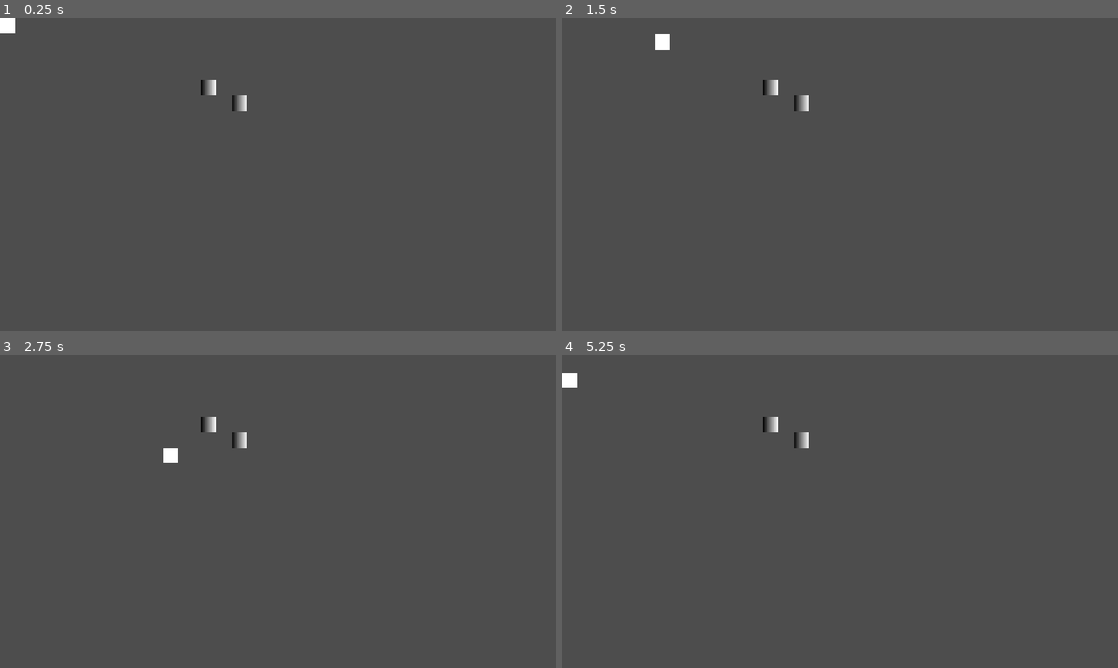
Above: before the commit, frames 1-4 (two rows, left to right).
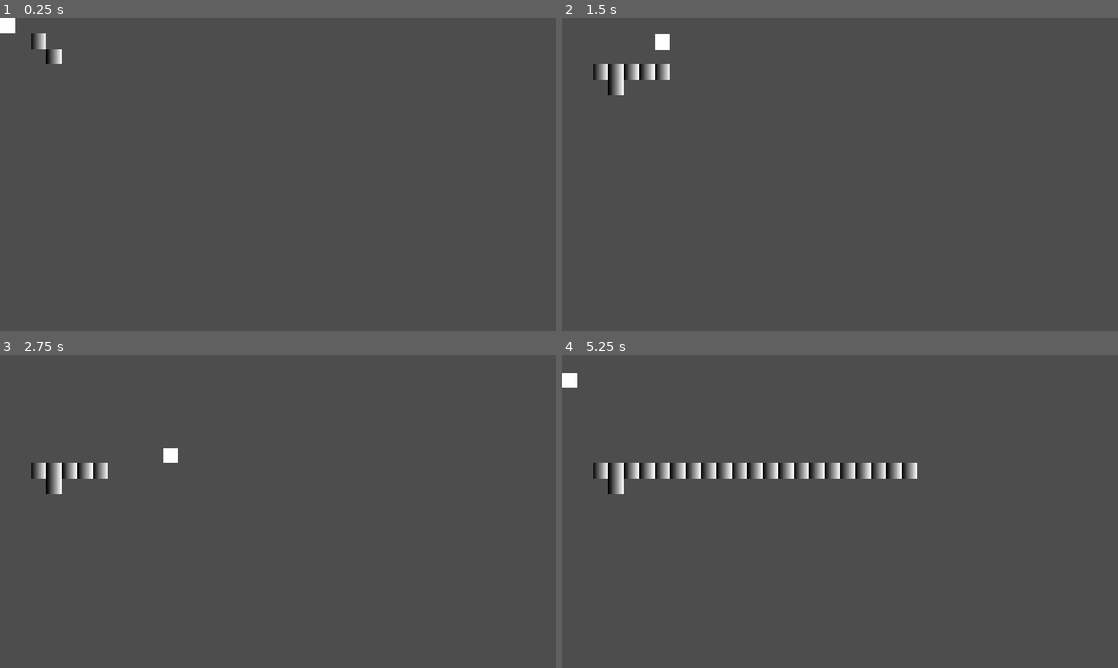
Above: after the commit, the same moments.

Repository: MukkiGames-Production/GithubGameJam2026
Game: Godot game, scene res://test_world.tscn
Two runs of this game, one before a commit and one after it. Both use one fixed random seed, a clock stepped at 60 frames per second and the inputs below.
Inputs:
- Up to frame 1 (0.25 s): no input
- Up to frame 2 (1.5 s): tap Enter at 0.5 s; hold D (ui_right) 0.53-1.28 s; tap P at 0.6, 1.35 s; hold S (ui_down) from 1.28 s (still down)
- Up to frame 3 (2.75 s): release S (ui_down) at 2.03 s; hold D (ui_right) from 2.03 s (still down); tap P at 2.1 s
- Up to frame 4 (5.25 s): release D (ui_right) at 2.78 s; hold W (ui_up) 2.78-3.53 s; tap P every 0.75 s from 2.85 to 5.1 s; hold A (ui_left) 3.53-5.03 s; hold S (ui_down) from 5.03 s (still down)

The runs differ from the first frame. In frame 1, 0.4% of the frame differs, in the area x 5-45%, y 4-30%; in frame 2, 0.9%; in frame 3, 0.9%; in frame 4, 2.7%, in the area x 5-64%, y 19-45%.

Commit message:
box is extend and tween is broke

Diff:
--- a/shifting-babaisyou-2/Box.tscn
+++ /dev/null
@@ -1,5 +0,0 @@
-[gd_scene load_steps=2 format=3 uid="uid://kye5rll68x1d"]
-
-[ext_resource type="PackedScene" path="res://MovingEntities/Box/Box.tscn" id="1"]
-
-[node name="Box" instance=ExtResource("1")]
--- a/shifting-babaisyou-2/LevelManagement/level.gd
+++ b/shifting-babaisyou-2/LevelManagement/level.gd
@@ -9,21 +9,23 @@
 var signal_errors: Array[String] = []
 
 func _ready() -> void:
-	# Register every box that is already in the scene
 	for box in get_tree().get_nodes_in_group("boxes"):
 		if is_ancestor_of(box):
 			register_box(box)
 	request_signal_update()
 
-func register_box(box: MovingEntity) -> void:
-	boxes[box.grid_pos] = box
+func register_box(box: Box) -> void:
+	for segment in box.segments:
+		var cell: Vector2i = box.grid_pos + segment.offset
+		boxes[cell] = box
 	request_signal_update()
 
-func unregister_box(box: MovingEntity) -> void:
-	if boxes.get(box.grid_pos) == box:
-		boxes.erase(box.grid_pos)
+func unregister_box(box: Box) -> void:
+	for segment in box.segments:
+		var cell: Vector2i = box.grid_pos + segment.offset
+		if boxes.get(cell) == box:
+			boxes.erase(cell)
 	request_signal_update()
-
 
 ## Deferred so a whole chain of pushed boxes updates as one board change.
 func request_signal_update() -> void:
@@ -98,7 +100,7 @@
 			values = results[tile]
 		tile.publish(values)
 
-func get_box_at(cell: Vector2i) -> MovingEntity:
+func get_box_at(cell: Vector2i) -> Box:
 	return boxes.get(cell)
 
 func is_wall(cell: Vector2i) -> bool:
--- a/shifting-babaisyou-2/MovingEntities/Box/Box.tscn
+++ b/shifting-babaisyou-2/MovingEntities/Box/Box.tscn
@@ -1,16 +1,9 @@
 [gd_scene format=3 uid="uid://dvunsvy35sb5b"]
 
-[ext_resource type="Script" path="res://MovingEntities/Box/box.gd" id="1_0bkxv"]
-
-[sub_resource type="Gradient" id="Gradient_0bkxv"]
-
-[sub_resource type="GradientTexture2D" id="GradientTexture2D_nslow"]
-gradient = SubResource("Gradient_0bkxv")
+[ext_resource type="Script" uid="uid://c12c1m7qbyah5" path="res://MovingEntities/Box/box.gd" id="1_0bkxv"]
+[ext_resource type="PackedScene" uid="uid://dix3qa3cbasls" path="res://MovingEntities/Box/BoxSegment.tscn" id="2_eelf6"]
 
 [node name="Box" type="Node2D" unique_id=348941812]
 script = ExtResource("1_0bkxv")
 
-[node name="Sprite2D" type="Sprite2D" parent="." unique_id=100654628]
-position = Vector2(-1.9073486e-06, 0)
-scale = Vector2(0.5, 0.5)
-texture = SubResource("GradientTexture2D_nslow")
+[node name="BoxSegment" parent="." unique_id=1918891361 instance=ExtResource("2_eelf6")]
--- /dev/null
+++ b/shifting-babaisyou-2/MovingEntities/Box/BoxSegment.tscn
@@ -0,0 +1,16 @@
+[gd_scene format=3 uid="uid://dix3qa3cbasls"]
+
+[ext_resource type="Script" uid="uid://tum0d7x83jan" path="res://MovingEntities/Box/box_segment.gd" id="1_yweb2"]
+
+[sub_resource type="Gradient" id="Gradient_0bkxv"]
+
+[sub_resource type="GradientTexture2D" id="GradientTexture2D_yweb2"]
+gradient = SubResource("Gradient_0bkxv")
+
+[node name="BoxSegment" type="Node2D" unique_id=1918891361]
+script = ExtResource("1_yweb2")
+
+[node name="Sprite2D" type="Sprite2D" parent="." unique_id=1423083093]
+position = Vector2(-1.9073486e-06, 0)
+scale = Vector2(0.5, 0.5)
+texture = SubResource("GradientTexture2D_yweb2")
--- a/shifting-babaisyou-2/MovingEntities/Box/box.gd
+++ b/shifting-babaisyou-2/MovingEntities/Box/box.gd
@@ -1,56 +1,174 @@
 extends MovingEntity
 class_name Box
 
-@export var val: String = "-1":
-	set(value):
-		val = value
-		_refresh_signals()
-@export var op: String = "NONE":
-	set(value):
-		op = value.to_upper()
-		_refresh_signals()
+## All segments that belong to this box (filled automatically in _ready)
+const SEGMENT_SCENE = preload("res://MovingEntities/Box/BoxSegment.tscn")
+var segments: Array[BoxSegment] = []
 
 func _ready() -> void:
 	super._ready()
 	add_to_group("boxes")
-	if level != null:
+
+	# Collect child segments
+	for child in get_children():
+		if child is BoxSegment:
+			segments.append(child)
+
+	if level:
 		level.register_box(self)
 
 func _exit_tree() -> void:
 	if is_instance_valid(level):
 		level.unregister_box(self)
 
-func _refresh_signals() -> void:
-	if is_instance_valid(level) and level.has_method("request_signal_update"):
+# ---------- Movement ----------
+
+func can_move(dir: Vector2i) -> bool:
+	if moving or dir == Vector2i.ZERO:
+		return false
+
+	var new_anchor := grid_pos + dir
+
+	for segment in segments:
+		var cell: Vector2i = new_anchor + segment.offset
+		if is_wall(cell):
+			return false
+
+		var other = level.get_box_at(cell)
+		if other != null and other != self:
+			# Foreign box – ask it whether it can be pushed
+			if not other.can_move(dir):
+				return false
+
+	return true
+
+
+func try_move(dir: Vector2i) -> bool:
+	if not can_move(dir):
+		return false
+
+	# Push any foreign boxes first
+	var new_anchor := grid_pos + dir
+	for segment in segments:
+		var cell: Vector2i = new_anchor + segment.offset
+		var other = level.get_box_at(cell)
+		if other != null and other != self:
+			other.try_move(dir)
+
+	# Move ourselves
+	_do_move(dir)
+	return true
+
+
+func _do_move(dir: Vector2i) -> void:
+	var target := grid_pos + dir
+	moving = true
+
+	level.unregister_box(self)
+	grid_pos = target
+	level.register_box(self)
+
+	# Move every segment visually
+	for segment in segments:
+		segment.global_position = grid_to_world(grid_pos + segment.offset)
+
+	var tween := create_tween()
+	tween.tween_property(self, "global_position", grid_to_world(grid_pos), 1.0 / move_speed)\
+		.set_trans(Tween.TRANS_SINE)
+
+	# Also tween the segments so they stay in sync (optional but looks better)
+	for segment in segments:
+		tween.parallel().tween_property(segment, "global_position",
+			grid_to_world(grid_pos + segment.offset), 1.0 / move_speed)\
+			.set_trans(Tween.TRANS_SINE)
+
+	await tween.finished
+	moving = false
+	_on_move_finished()
+
+
+# ---------- Helpers for Level / Signals ----------
+
+func get_segment_at(cell: Vector2i) -> BoxSegment:
+	var rel := cell - grid_pos
+	for segment in segments:
+		if segment.offset == rel:
+			return segment
+	return null
+
+
+func get_truth() -> bool:
+	# For now use the first segment (you can change this later)
+	if segments.is_empty():
+		return false
+	return Operators.is_binary(segments[0].val) and segments[0].val.contains("1")
+
+## Grow the box by one cell in a cardinal direction.
+## Returns the new BoxSegment on success, or null on failure.
+func extend(dir: Vector2i, new_val: String = "-1", new_op: String = "NONE") -> BoxSegment:
+	if dir == Vector2i.ZERO or abs(dir.x) + abs(dir.y) != 1:
+		push_warning("extend() only accepts unit cardinal directions")
+		return null
+	if moving:
+		return null
+
+	# Find the furthest existing segment in that direction
+	var max_proj := -999999
+	var extreme_offset := Vector2i.ZERO
+	for segment in segments:
+		var proj: int = segment.offset.x * dir.x + segment.offset.y * dir.y
+		if proj > max_proj:
+			max_proj = proj
+			extreme_offset = segment.offset
+
+	var new_offset := extreme_offset + dir
+	var new_cell: Vector2i = grid_pos + new_offset
+
+	# Refuse to grow into a wall or another box
+	if is_wall(new_cell) or level.get_box_at(new_cell) != null:
+		return null
+
+	# Create the new segment
+	var new_segment := SEGMENT_SCENE.instantiate()
+	new_segment.offset = new_offset
+	new_segment.val = new_val
+	new_segment.op = new_op.to_upper()
+
+	# Add to the box
+	add_child(new_segment)
+	segments.append(new_segment)
+
+	# Position it correctly
+	new_segment.global_position = grid_to_world(new_cell)
+
+	# Update the Level registry
+	level.unregister_box(self)
+	level.register_box(self)
+
+	# Let signals know the board changed
+	if level.has_method("request_signal_update"):
 		level.request_signal_update()
 
-func get_truth() -> bool:
-	return Operators.is_binary(val) and val.contains("1")
+	return new_segment
 
-func get_value() -> String:
-	return val
+func evaluate(inputs: Array[String]) -> Array[String]:
+	# Simple version – uses the first segment.
+	# Later you can make this cell-aware.
+	if segments.is_empty():
+		return inputs.duplicate()
 
-func get_operator() -> String:
-	return op
+	var s = segments[0]
+	var output: Array[String] = []
 
-func get_val_or_op() -> String:
-	if val != "-1":
-		return val
-	elif op != "NONE":
-		return op
-	else:
-		return ""
+	if s.val != "-1":
+		if Operators.is_binary(s.val):
+			output.append(s.val)
+		return output
 
-## Value boxes are sources; operator boxes transform all incoming values.
-func evaluate(inputs: Array[String]) -> Array[String]:
-	var output: Array[String] = []
-	if val != "-1":
-		if Operators.is_binary(val):
-			output.append(val)
-		return output
-	if op != "NONE":
-		var result := Operators.evaluate(op, inputs)
+	if s.op != "NONE":
+		var result := Operators.evaluate(s.op, inputs)
 		if not result.is_empty():
 			output.append(result)
 		return output
+
 	return inputs.duplicate()
--- /dev/null
+++ b/shifting-babaisyou-2/MovingEntities/Box/box_segment.gd
@@ -0,0 +1,15 @@
+extends Node2D
+class_name BoxSegment
+
+## Offset from the parent Box’s anchor (grid_pos)
+@export var offset: Vector2i = Vector2i.ZERO
+
+@export var val: String = "-1"
+@export var op: String = "NONE"
+
+@onready var box: Box = get_parent() as Box
+
+func _ready() -> void:
+	# Snap visual to the correct world position once the parent Box has its grid_pos
+	if box and box.level:
+		global_position = box.grid_to_world(box.grid_pos + offset)
--- a/shifting-babaisyou-2/MovingEntities/Player/player.gd
+++ b/shifting-babaisyou-2/MovingEntities/Player/player.gd
@@ -20,6 +20,16 @@
 		if event.is_action_released(action) and inputs[action] == desired_dir:
 			desired_dir = Vector2i.ZERO
 			return
+		if event is InputEventKey and event.pressed and not event.echo:
+			if event.keycode == KEY_P:
+				var boxes = get_tree().get_nodes_in_group("boxes")
+				if boxes.size() > 0:
+					var box = boxes[0] as Box
+					var new_seg = box.extend(Vector2i.RIGHT, "1")
+					if new_seg:
+						print("Extended successfully → new offset ", new_seg.offset)
+					else:
+						print("Extend failed (blocked or invalid direction)")
 
 func try_move(dir: Vector2i) -> bool:
 	var success := await super.try_move(dir)
--- a/shifting-babaisyou-2/test_world.tscn
+++ b/shifting-babaisyou-2/test_world.tscn
@@ -39,8 +39,8 @@
 
 [node name="Boxes" type="Node2D" parent="Level" unique_id=2003082193]
 
-[node name="Box1" parent="Level/Boxes" unique_id=348941812 instance=ExtResource("2_fvauv")]
-position = Vector2(510, 171)
+[node name="Box" parent="Level/Boxes" unique_id=348941812 instance=ExtResource("2_fvauv")]
+position = Vector2(64, 63)
 
 [node name="Box2" parent="Level/Boxes" unique_id=1863902041 instance=ExtResource("2_fvauv")]
-position = Vector2(426, 148)
+position = Vector2(108, 67)
Not shown: 1 places in shifting-babaisyou-2/test_world.tscn that only renumber resources
